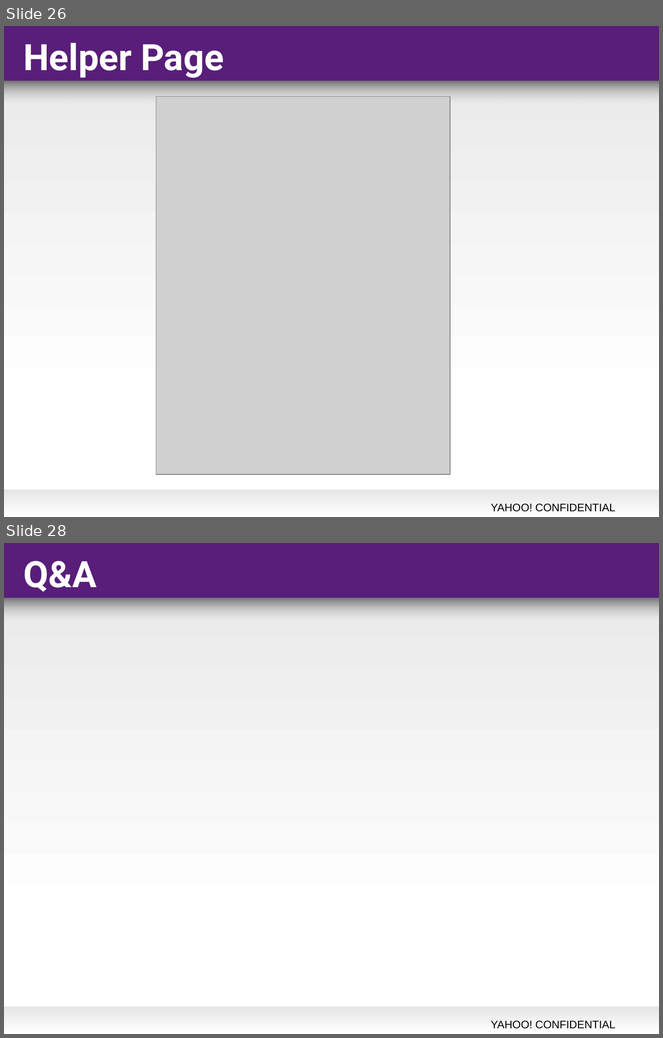
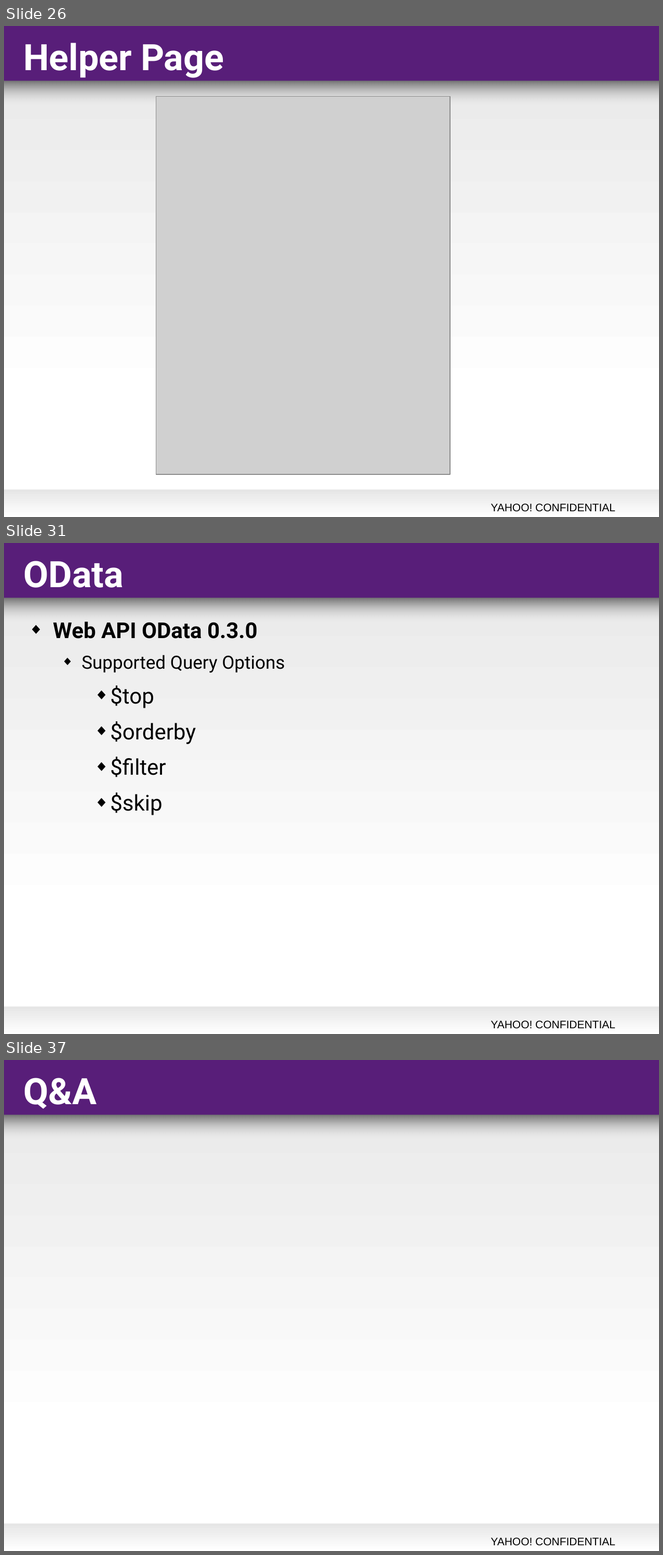
Before and after one commit to jacktsai/WebApiSurvey, a slide deck: WebApi - ADVANCED.ppt. Shown one above the other, each under a label of ours: slides 26 and 28 before the commit, slides 26, 31 and 37 after it; the slides between them are not shown. The pictures are 663x1038 and 663x1555 pixels, drawn with LibreOffice and Linux fonts; fonts in the diff are those of the drawing; grey boxes stand for pictures; background and template pictures are left out. Boxes give left, top, right and bottom in pixels: in the first picture for what was removed or moved away, otherwise in the second. Text is boxed around its words. In the diff, an @@ line names an element or a change of style, - is before the commit and + after.

```diff
--- a/WebApi - ADVANCED.ppt
+++ b/WebApi - ADVANCED.ppt
@@ slide 31 added at (4,543,659,1034), background #FFFFFF; not listed: 5 template elements that a slide beside it also shows @@
@@ title added at (23,561,123,588), 40 pt, text #FFFFFF, bold @@
+OData
@@ text added at (53,622,285,815), 24 pt, text #000000 @@
+◆ Web API OData 0.3.0
+  ◆ Supported Query Options
+    ◆ $top
+    ◆ $orderby
+    ◆ $filter
+    ◆ $skip
@@ what was slide 28 is now slide 37 @@
```
Also in this commit, not shown: 9 other slides added, 1 slide removed, 16 other files.
